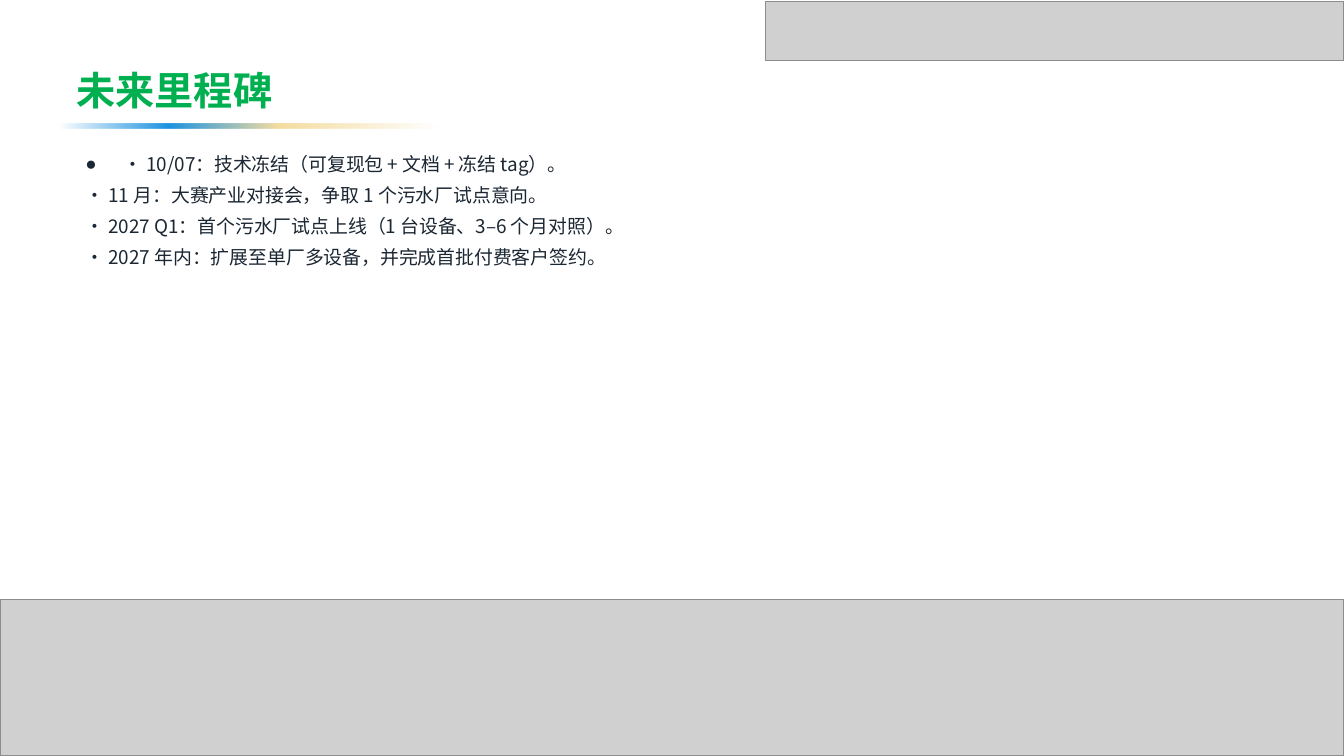
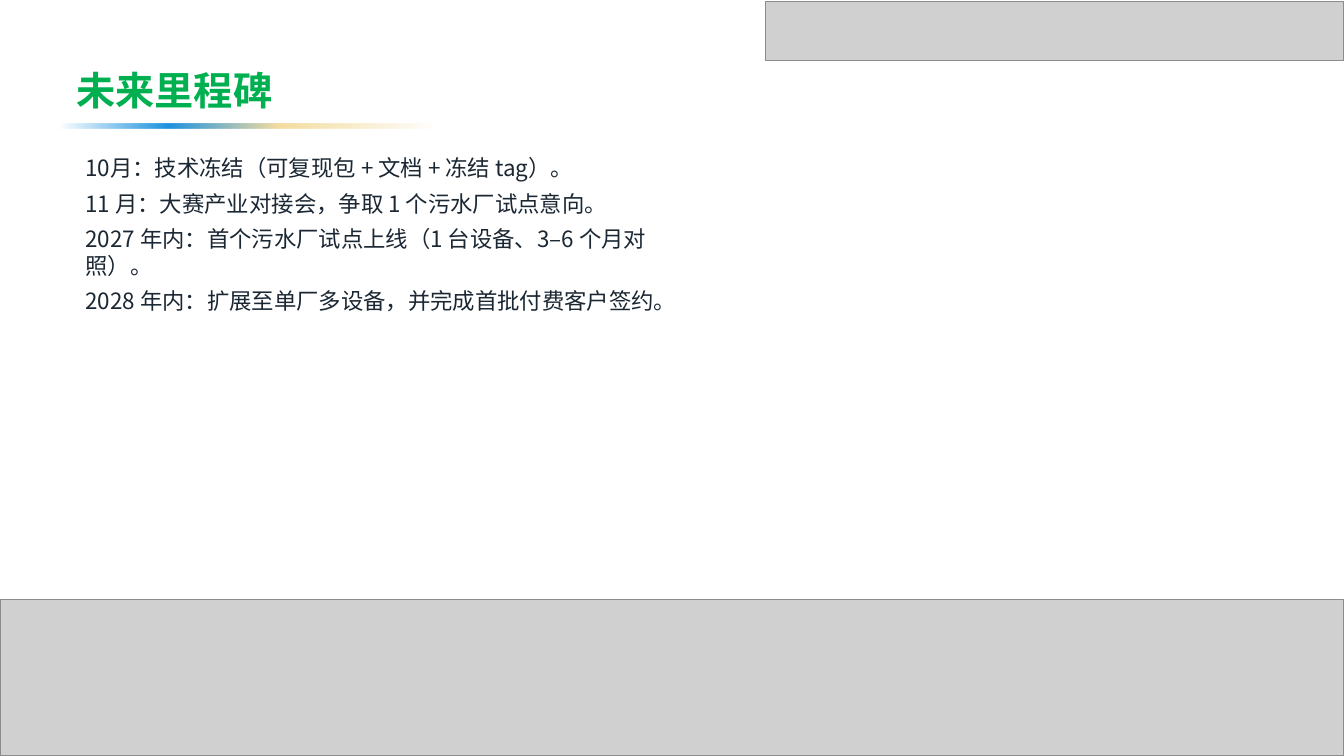
Before and after one commit to by739yang/BEWG_PdM, a slide deck: slide 14 of deliverables/ppt/澜脉_商业计划书.pptx (slide 22 before the commit). Drawn at 1344x756 pixels with LibreOffice and Linux fonts; fonts in the diff are those of the drawing; grey boxes stand for pictures; background and template pictures are left out. Boxes give left, top, right and bottom in pixels: in the first picture for what was removed or moved away, otherwise in the second. Text is boxed around its words. In the diff, an @@ line names an element or a change of style, - is before the commit and + after.

```diff
--- a/deliverables/ppt/澜脉_商业计划书.pptx
+++ b/deliverables/ppt/澜脉_商业计划书.pptx
@@ text at box(85, 157, 676, 311): text changed; size 13.5 to 16 pt @@
-● · 10/07：技术冻结（可复现包 + 文档 + 冻结 tag）。
-· 11 月：大赛产业对接会，争取 1 个污水厂试点意向。
-· 2027 Q1：首个污水厂试点上线（1 台设备、3–6 个月对照）。
-· 2027 年内：扩展至单厂多设备，并完成首批付费客户签约。
+10月：技术冻结（可复现包 + 文档 + 冻结 tag）。
+11 月：大赛产业对接会，争取 1 个污水厂试点意向。
+2027 年内：首个污水厂试点上线（1 台设备、3–6 个月对照）。
+2028 年内：扩展至单厂多设备，并完成首批付费客户签约。
```
Also in this commit, not shown: 17 other slides changed, 1 slide added, 11 slides removed, 21 other files.
